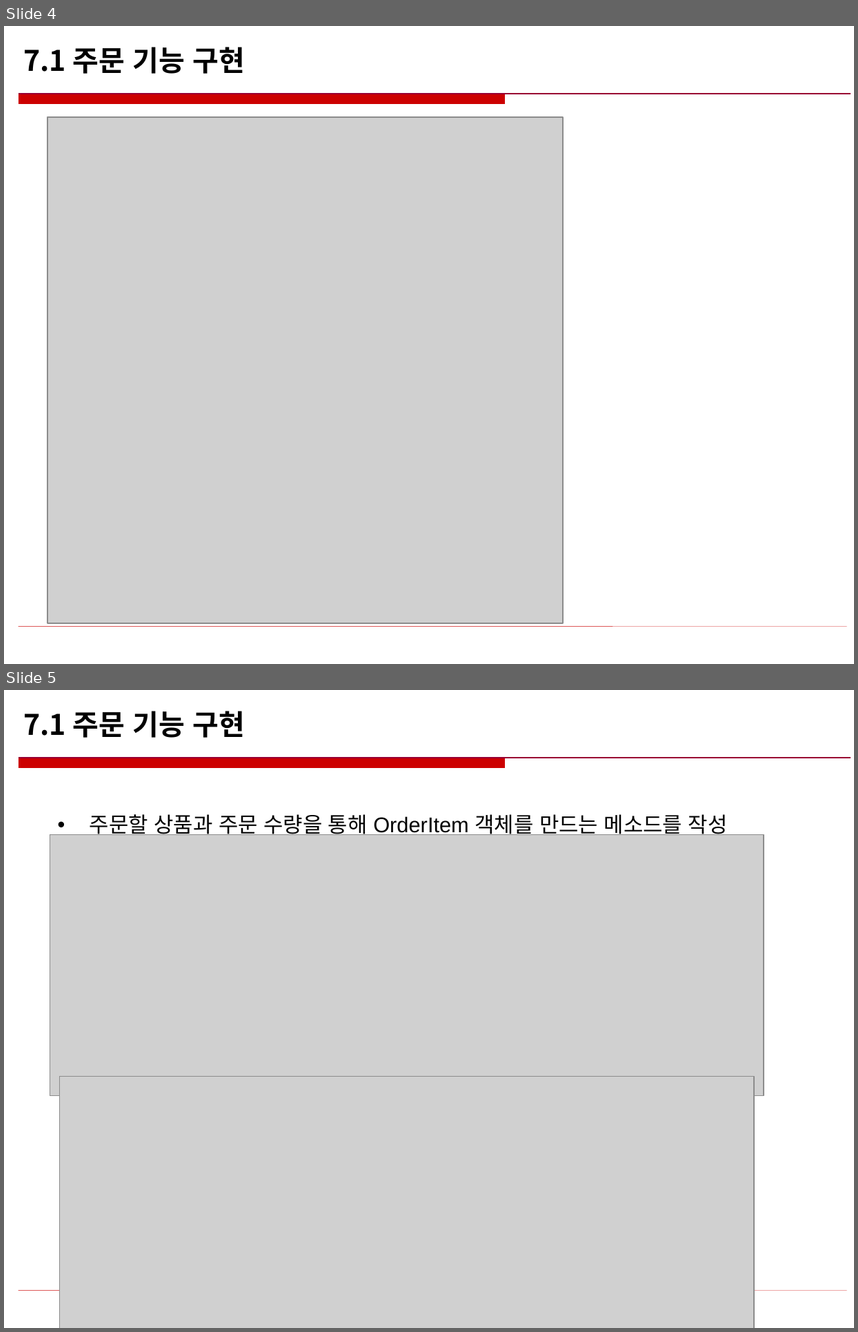
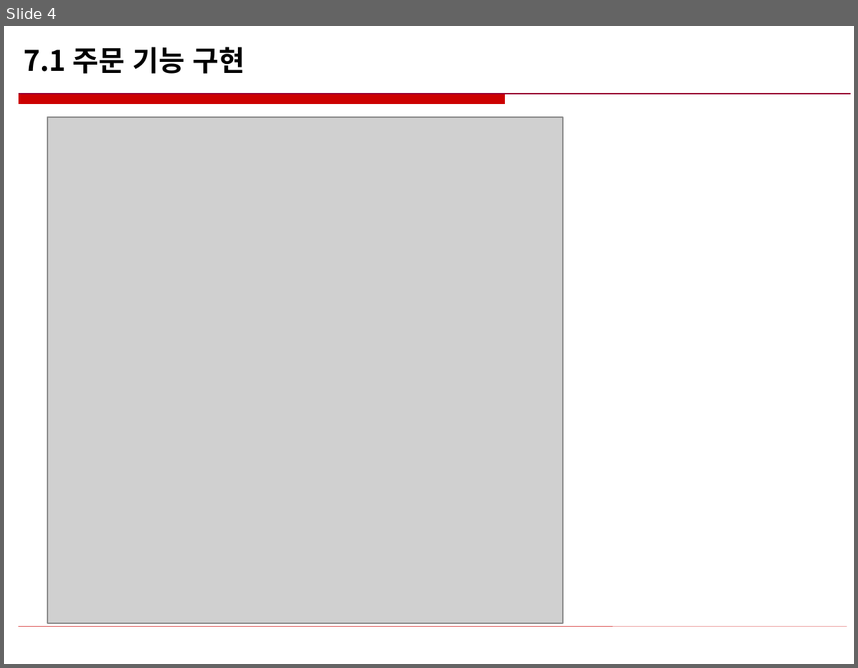
Before and after one commit to bammint/fsweb, a slide deck: Back/spring/쇼핑몰/쇼핑몰 프로젝트_7장.pptx. Shown one above the other, each under a label of ours: slides 4 and 5 before the commit, slide 4 after it. The pictures are 858x1332 and 858x668 pixels, drawn with LibreOffice and Linux fonts; fonts in the diff are those of the drawing; grey boxes stand for pictures. Boxes give left, top, right and bottom in pixels: in the first picture for what was removed or moved away, otherwise in the second. Text is boxed around its words. In the diff, an @@ line names an element or a change of style, - is before the commit and + after.

```diff
--- a/Back/spring/쇼핑몰/쇼핑몰 프로젝트_7장.pptx
+++ b/Back/spring/쇼핑몰/쇼핑몰 프로젝트_7장.pptx
@@ slide 5 removed at (4,690,854,1328), background #FFFFFF; not listed: 2 template elements that a slide beside it also shows @@
@@ title removed at (23,711,245,738) @@
-7.1 주문 기능 구현
@@ picture removed at (50,834,764,1096) @@
@@ text removed at (90,814,728,838) @@
-• 주문할 상품과 주문 수량을 통해 OrderItem 객체를 만드는 메소드를 작성
@@ picture removed at (60,1076,755,1328) @@
```
Also in this commit, not shown: 2 slides changed, 11 other files.
